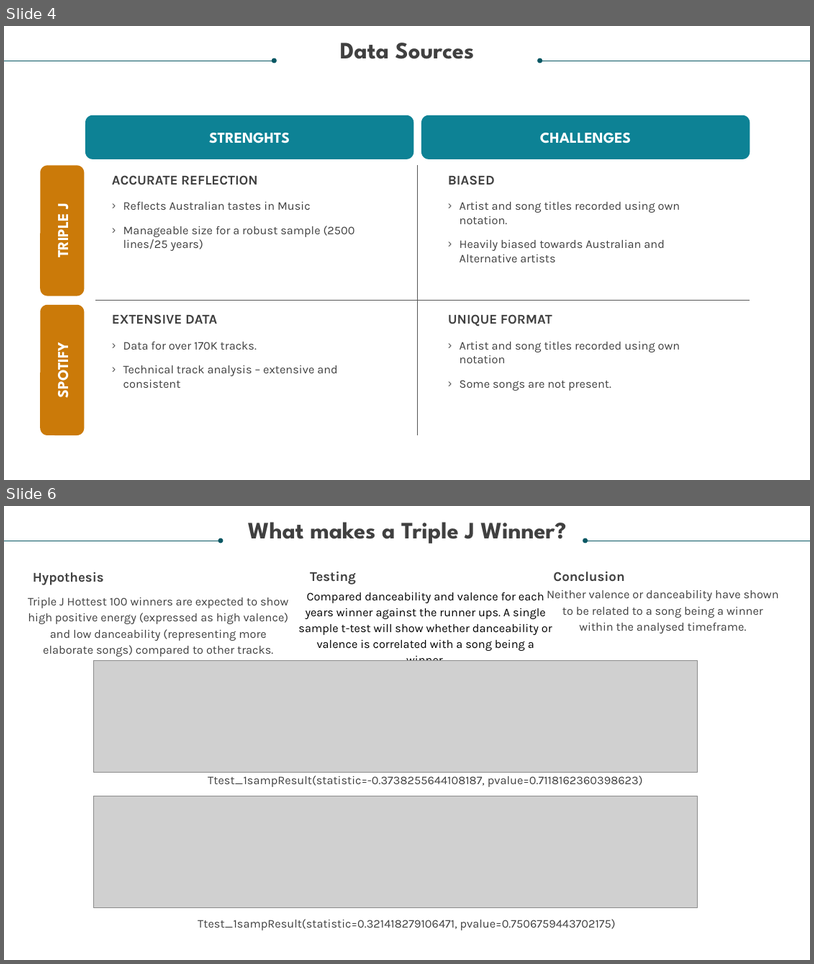
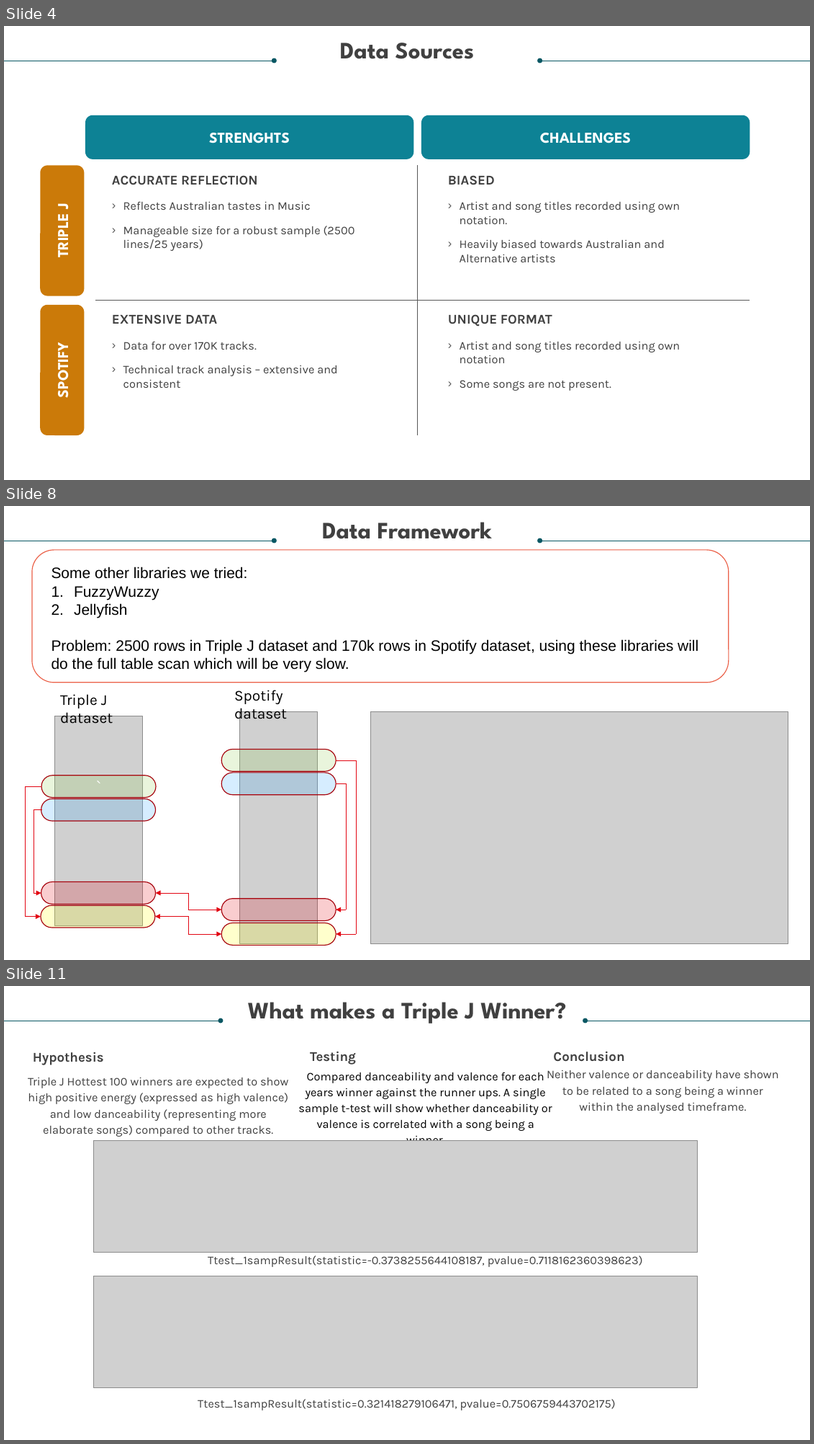
Before and after one commit to relaernu/project_1, a slide deck: Dancing Through The Decades - Final Draft.pptx. Shown one above the other, each under a label of ours: slides 4 and 6 before the commit, slides 4, 8 and 11 after it; the slides between them are not shown. The pictures are 814x964 and 814x1444 pixels, drawn with LibreOffice and Linux fonts; fonts in the diff are those of the drawing; grey boxes stand for pictures. Boxes give left, top, right and bottom in pixels: in the first picture for what was removed or moved away, otherwise in the second. Text is boxed around its words. In the diff, an @@ line names an element or a change of style, - is before the commit and + after.

```diff
--- a/Dancing Through The Decades - Final Draft.pptx
+++ b/Dancing Through The Decades - Final Draft.pptx
@@ slide 8 added at box(4, 506, 810, 960), background #FFFFFF @@
@@ text added at box(322, 522, 492, 539), 28 pt, text #404040, bold @@
+Data Framework
@@ arrow added from (4, 541) to (275, 541), #085764 0.5 pt @@
@@ arrow added from (810, 541) to (540, 541), #085764 0.5 pt @@
@@ rounded rectangle added at box(32, 550, 729, 682), fill #FFFFFF, outline #EB6047 1 pt @@
@@ text added at box(52, 566, 699, 672), 18 pt, text #000000 @@
+Some other libraries we tried:
+1. FuzzyWuzzy
+2. Jellyfish
+Problem: 2500 rows in Triple J dataset and 170k rows in Spotify dataset, using these libraries will do the full table scan which will be very slow.
@@ text added at box(60, 694, 113, 723), 18 pt, text #000000 @@
+Triple J dataset
@@ text added at box(234, 690, 287, 723), 18 pt, text #000000 @@
+Spotify dataset
@@ picture added at box(55, 716, 142, 926) @@
@@ picture added at box(240, 712, 317, 943) @@
@@ picture added at box(371, 712, 790, 943) @@
@@ rounded rectangle added at box(221, 749, 336, 772), fill #92D050 at 20% opacity, outline #A7040E 1 pt @@
@@ elbow line added from (336, 760) to (356, 934), #E20613 0.5 pt @@
@@ elbow arrow added from (41, 786) to (41, 916), #E20613 0.5 pt @@
@@ rounded rectangle added at box(41, 775, 156, 798), fill #92D050 at 20% opacity, outline #A7040E 1 pt, 18 pt, text #FFFFFF @@
+`
@@ rounded rectangle added at box(221, 772, 336, 795), fill #32A9FF at 20% opacity, outline #A7040E 1 pt @@
@@ elbow line added from (336, 784) to (347, 909), #E20613 0.5 pt @@
@@ rounded rectangle added at box(41, 799, 155, 821), fill #32A9FF at 20% opacity, outline #A7040E 1 pt @@
@@ elbow arrow added from (42, 810) to (41, 893), #E20613 0.5 pt @@
@@ rounded rectangle added at box(41, 882, 155, 904), fill #E20613 at 20% opacity, outline #A7040E 1 pt @@
@@ elbow double arrow added from (156, 893) to (221, 909), #E20613 0.5 pt @@
@@ rounded rectangle added at box(41, 906, 155, 928), fill #FFFF00 at 20% opacity, outline #A7040E 1 pt @@
@@ rounded rectangle added at box(221, 898, 336, 921), fill #E20613 at 20% opacity, outline #A7040E 1 pt @@
@@ arrow added from (347, 909) to (336, 909), #E20613 0.5 pt @@
@@ elbow double arrow added from (155, 916) to (221, 934), #E20613 0.5 pt @@
@@ rounded rectangle added at box(221, 923, 336, 945), fill #FFFF00 at 20% opacity, outline #A7040E 1 pt @@
@@ arrow added from (356, 934) to (336, 934), #E20613 0.5 pt @@
@@ what was slide 6 is now slide 11 @@
```
Also in this commit, not shown: 1 slide changed, 4 other slides added, 1 other file.
